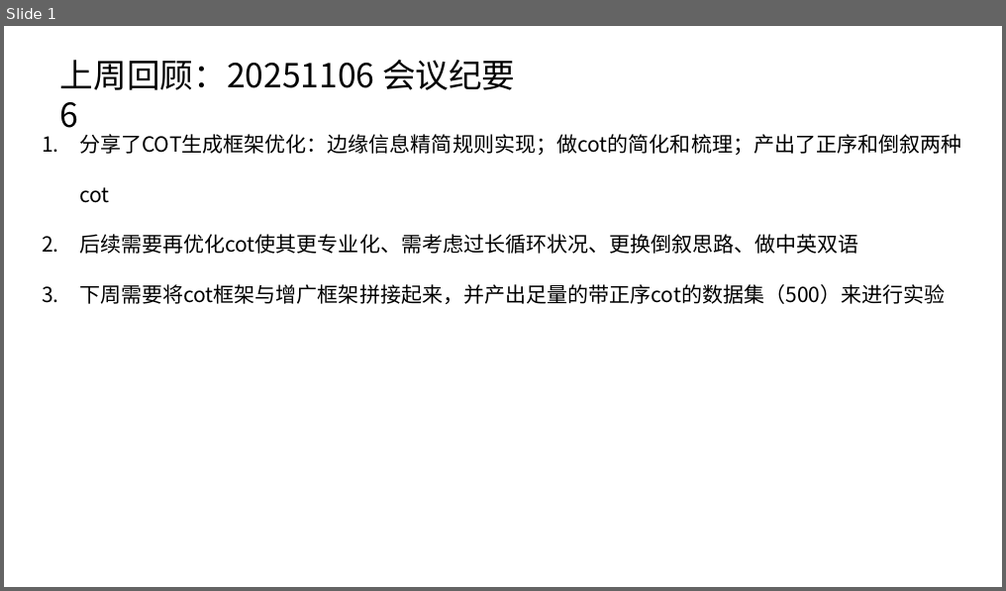
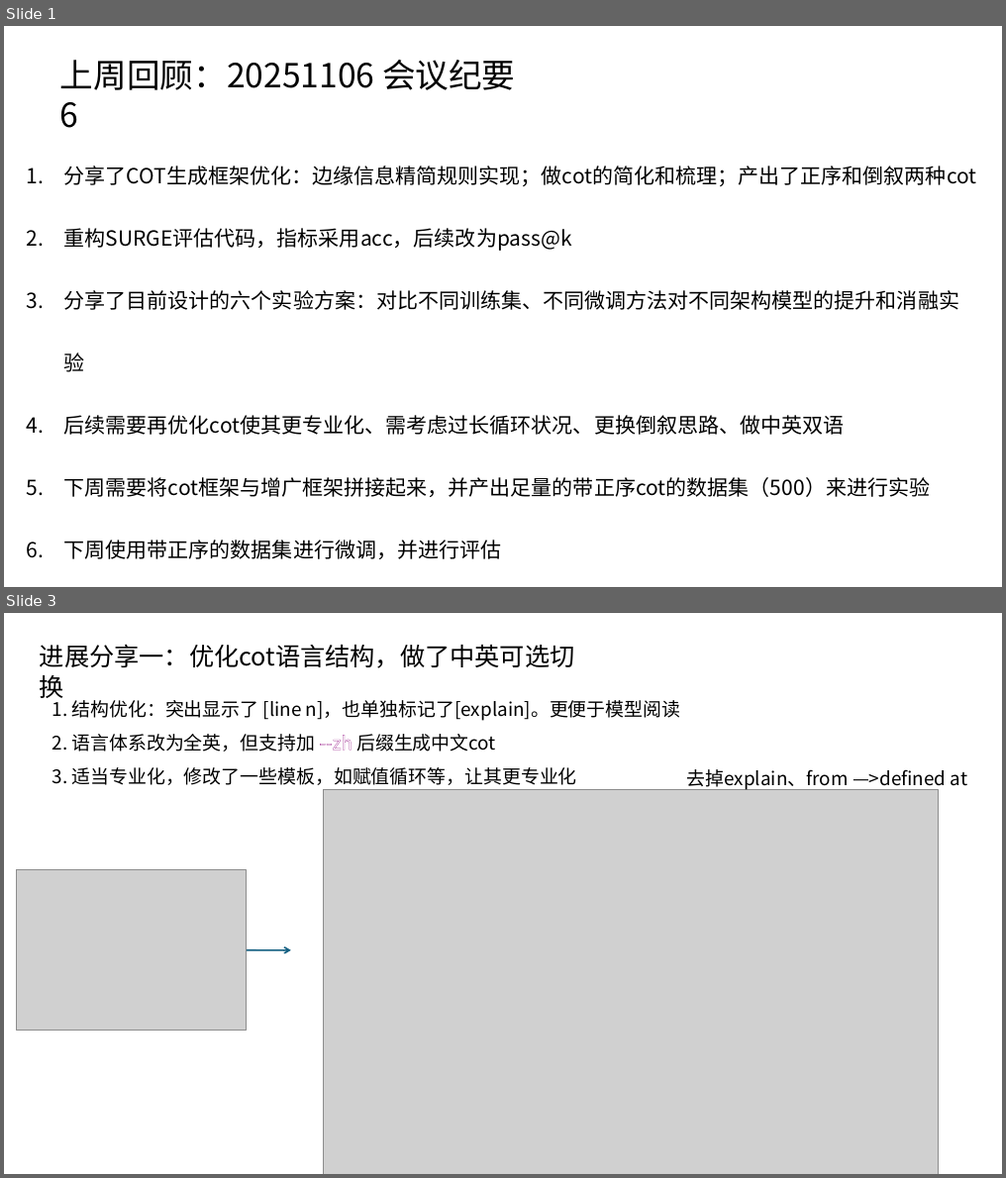
Before and after one commit to caoye04/TreecEva, a slide deck: 组会记录/组会1113.pptx. Shown one above the other, each under a label of ours: slide 1 before the commit, slides 1 and 3 after it; the slides between them are not shown. The pictures are 1006x591 and 1006x1178 pixels, drawn with LibreOffice and Linux fonts; fonts in the diff are those of the drawing; grey boxes stand for pictures. Boxes give left, top, right and bottom in pixels: in the first picture for what was removed or moved away, otherwise in the second. Text is boxed around its words. In the diff, an @@ line names an element or a change of style, - is before the commit and + after.

```diff
--- a/组会记录/组会1113.pptx
+++ b/组会记录/组会1113.pptx
@@ slide 3 added at [4,613,1002,1174], background #FFFFFF @@
@@ text added at [40,644,575,668], 24 pt, text #000000 @@
+进展分享一：优化cot语言结构，做了中英可选切换
@@ text added at [53,696,680,785], 18 pt, text #000000 @@
+1. 结构优化：突出显示了 [line n]，也单独标记了[explain]。更便于模型阅读
+2. 语言体系改为全英，但支持加 --zh 后缀生成中文cot
+3. 适当专业化，修改了一些模板，如赋值循环等，让其更专业化
@@ picture added at [323,789,939,1174] @@
@@ text added at [687,769,967,791], 18 pt, text #000000 @@
+去掉explain、from —>defined at
@@ picture added at [16,870,247,1031] @@
@@ arrow added from (247, 951) to (291, 951), #156082 1.5 pt @@
@@ slide 1 changed as well @@
@@ text "分享了COT生成框架优化：边缘信息精简规则实现；做cot的简化和梳理；产出了正序和倒叙两种cot": place and size @@
-text "分享了COT生成框架优化：边缘信息精简规则实现；做cot的简化和梳理；产出了正序和倒叙两种cot" at [79,134,961,304]
+text "分享了COT生成框架优化：边缘信息精简规则实现；做cot的简化和梳理；产出了正序和倒叙两种cot" at [64,166,977,560]
@@ text at [64,166,977,497]: line spacing 2 to 2.5 @@
@@ text at [64,228,959,372]: paragraphs added @@
+2. 重构SURGE评估代码，指标采用acc，后续改为pass@k
+3. 分享了目前设计的六个实验方案：对比不同训练集、不同微调方法对不同架构模型的提升和消融实验
@@ text at [64,540,502,560]: paragraph added @@
+6. 下周使用带正序的数据集进行微调，并进行评估
```
Also in this commit, not shown: 1 other slide changed, 14 other slides added, 17 slides removed, 20 other files.
